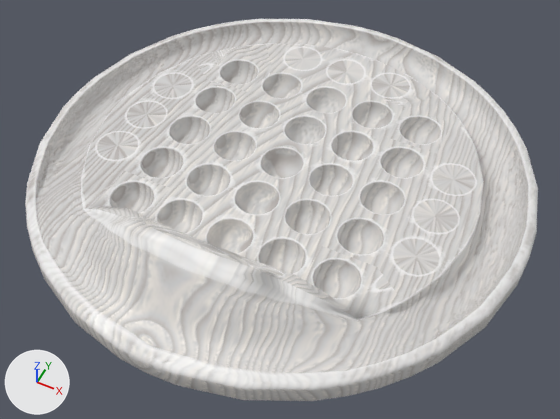
The FBX model Assets/05_Models/Props/Alarm.fbx: old version first, new version second.
Rendered twice from a 50 mm lens placed at (4.58, -9.24, 10.71), pointed at (0.36, -0.8, 0.15). Arrows for +X, +Y and +Z are at lower left; the lights stay in place. Where no turn or scale is listed for an object, it has been applied to the vertices.

In view in the first picture: 'Solitaire02'.
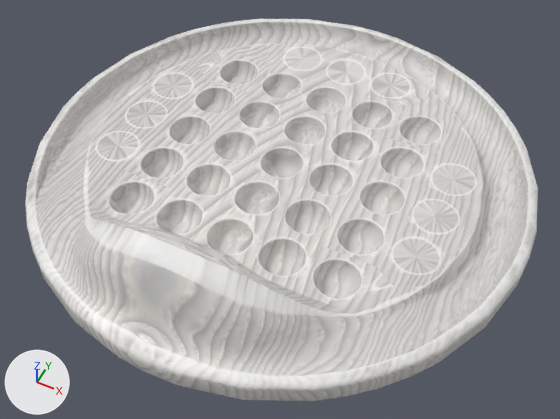
Diff of the bpy script that builds the scene:
```diff
--- a/Assets/05_Models/Props/Alarm.fbx.py
+++ b/Assets/05_Models/Props/Alarm.fbx.py
@@ me_mesh @@
 # used by ob_solitaire02; location = (0.0, -0.93, 0.43)
-me_mesh.from_pydata(...)  # 2979 vertices, 3262 faces; spans x -4.7..4.7, y -3.77..5.63, z -0.43..0.97
+me_mesh.from_pydata(...)  # 2985 vertices, 3270 faces; spans x -4.7..4.7, y -3.76..5.63, z -0.43..1.44
+# me_mesh part 1
+# 21 vertices are removed from x -2.6..2.6, y -2.76..-1.35, z -0.07..0.78
+# 55 faces are deleted
+# 7 vertices in x -2.3..1.63, y -1.41..-1.24, z -0.08..0.07 move by (0.0, 0.0, 0.01)
+# 6 vertices in x 0.7..2.48, y -3.02..-1.33, z -0.08..0.07 move by (0.01, 0.0, 0.01)
+# 5 vertices in x -1.54..1.51, y -3.73..-3.37, z -0.43..0.08 move by (0.0, 0.01, 0.0)
+# 5 vertices in x -2.48..-1.28, y -3.02..-1.24, z -0.08..0.07 move by (-0.01, 0.0, 0.01)
+# 5 vertices in x -2.17..-1.0, y -1.46..-1.36, z 0.06..0.07 move by (-0.02, -0.01, 0.02)
+# 4 vertices in x 0.52..1.54, y -3.73..-3.43, z -0.42..0.07 move by (0.01, 0.01, 0.0)
+# 211 vertices move from x -4.01..4.02, y -3.77..-0.3, z -0.43..0.97 to x -4.0..4.0, y -3.76..-0.26, z -0.43..1.44
+# 27 vertices are added at x -2.54..2.54, y -3.14..-1.35, z -0.07..1.33
+# 63 new faces join them
+# me_mesh part 2: 8 kept faces spanning x -1.25..1.25, y -2.35..-1.84, z 0.41..1.38 get new texture (UV) coordinates
 me_mesh.materials.append(mat_material_001)
```

Pixel boxes (x1, y1, x2, y2) of what changed, in the pictures (560 x 419 px; the box of a moved part takes in the faces that stretch with it):
part 1 of me_mesh, moved or reshaped: (32, 120, 500, 400) in both
part 2 of me_mesh, surface changed: before (135, 218, 267, 283); after (151, 226, 227, 257)
